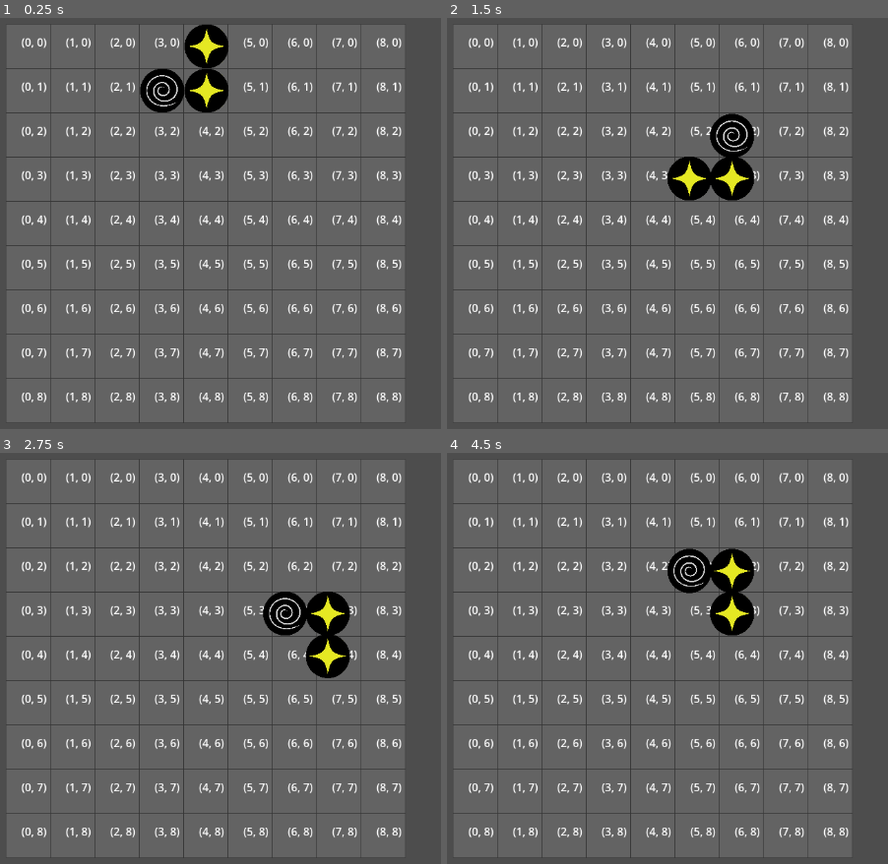
Above: before the commit, frames 1-4 (two rows, left to right).
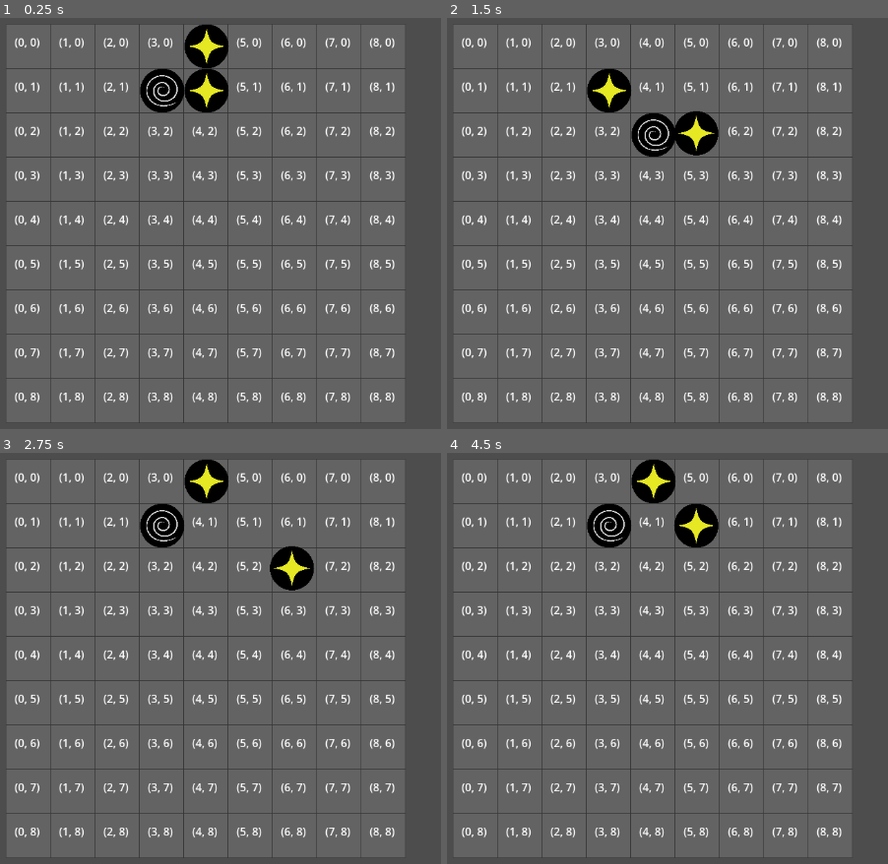
Above: after the commit, the same moments.

Repository: Jose-YP/PuzzlePrototype
Game: Godot game, scene res://Scenes/Main.tscn
Two runs of this game, one before a commit and one after it. Both use one fixed random seed, a clock stepped at 60 frames per second and the inputs below.
Inputs:
- Up to frame 1 (0.25 s): no input
- Up to frame 2 (1.5 s): tap Enter (ui_accept) at 0.5, 0.6, 0.77, 1.07, 1.35 s; hold Right (ui_right) 0.53-1.28 s; hold Down (ui_down) from 1.28 s (still down)
- Up to frame 3 (2.75 s): tap Enter (ui_accept) at 1.52, 1.82, 2.1 s; release Down (ui_down) at 2.03 s; hold Right (ui_right) from 2.03 s (still down)
- Up to frame 4 (4.5 s): tap Enter (ui_accept) at 2.75, 2.85, 3.02, 3.32, 3.6, 3.77, 4.07, 4.25, 4.35 s; release Right (ui_right) at 2.78 s; hold Up (ui_up) 2.78-3.53 s; hold Left (ui_left) from 3.53 s (still down); tap Escape (ui_cancel) at 4.15 s

The runs differ from the first frame. In frame 1, 7.3% of the frame differs, in the area x 3-92%, y 4-94%; in frame 2, 12%; in frame 3, 12%; in frame 4, 12%, in the area x 3-92%, y 1-94%.

Commit message:
Rotation seems to function normally

Diff:
--- a/Code/Scenes/Board.gd
+++ b/Code/Scenes/Board.gd
@@ -26,8 +26,6 @@
 func _ready() -> void:
 	board = make_grid()
 	spawn_piece()
-	#fill_board()
-	display_board()
 
 func make_grid() -> Array[Array]:
 	var array: Array[Array] = []
@@ -40,6 +38,8 @@
 	return array
 
 func _draw() -> void:
+	#Make the grid from origin to end
+	#-offset/2 leads to the top left of every tile
 	var drawOrigin = origin - offset/2
 	var boardRect: Rect2 = Rect2(drawOrigin,Vector2(offset.x * width,offset.y * height))
 	draw_rect(boardRect, Color(0.389, 0.389, 0.389))
@@ -54,20 +54,21 @@
 
 			#DEBUG DRAW
 			var debugPos: Vector2 = grid_to_pixel(pos)
-			debugPos.x -= 10
+			debugPos.x -= 20
 			draw_string(ThemeDB.fallback_font, debugPos, str(pos))
 
 #______________________________
 #BASIC CONTROLS
 #______________________________
-func spawn_piece():
+func spawn_piece() -> void:
 	currentPiece = fullPiece.instantiate()
 	$Grid.add_child(currentPiece)
 	currentPiece.currentPos = start_pos
 	board[start_pos.x][start_pos.y] = currentPiece.pieces[0]
-	currentPiece.pieces[0].global_position = grid_to_pixel(start_pos)
+	currentPiece.rot.global_position = grid_to_pixel(start_pos)
 
 	full_piece_rotation(start_pos)
+	currentPiece.sync_position()
 
 func full_piece_rotation(pos) -> void:
 	var firstPos: Vector2 = pos
@@ -91,15 +92,17 @@
 			firstPos.x -= 1
 			secondPos.y += 1
 
-	print("Rotation: ", currentPiece.rot.rotation_degrees, "Center: ", pos,"\n",
-	" First: ", currentPiece.pieces[1].currentType,
-	firstPos, " Second: ", currentPiece.pieces[2].currentType, secondPos)
 	board[firstPos.x][firstPos.y] = currentPiece.pieces[1]
 	board[secondPos.x][secondPos.y] = currentPiece.pieces[2]
-	currentPiece.pieces[1].global_position = grid_to_pixel(firstPos)
-	currentPiece.pieces[2].global_position = grid_to_pixel(secondPos)
 
-func _process(_delta):
+	currentPiece.positions[1].global_position = grid_to_pixel(firstPos)
+	currentPiece.positions[2].global_position = grid_to_pixel(secondPos)
+
+	print("Rotation: ", currentPiece.rot.rotation_degrees, "Center: ", pos,"\n",
+	" First: ", currentPiece.pieces[1].currentType, firstPos, currentPiece.positions[1].global_position,
+	"\n Second: ", currentPiece.pieces[2].currentType, secondPos, currentPiece.positions[2].global_position)
+
+func _process(_delta) -> void:
 	if currentPiece.currentState == currentPiece.STATE.MOVE:
 		if Input.is_action_just_pressed("ui_accept"):
 			currentPiece.rot.rotation_degrees += fmod(rotation_degrees+90,360)
